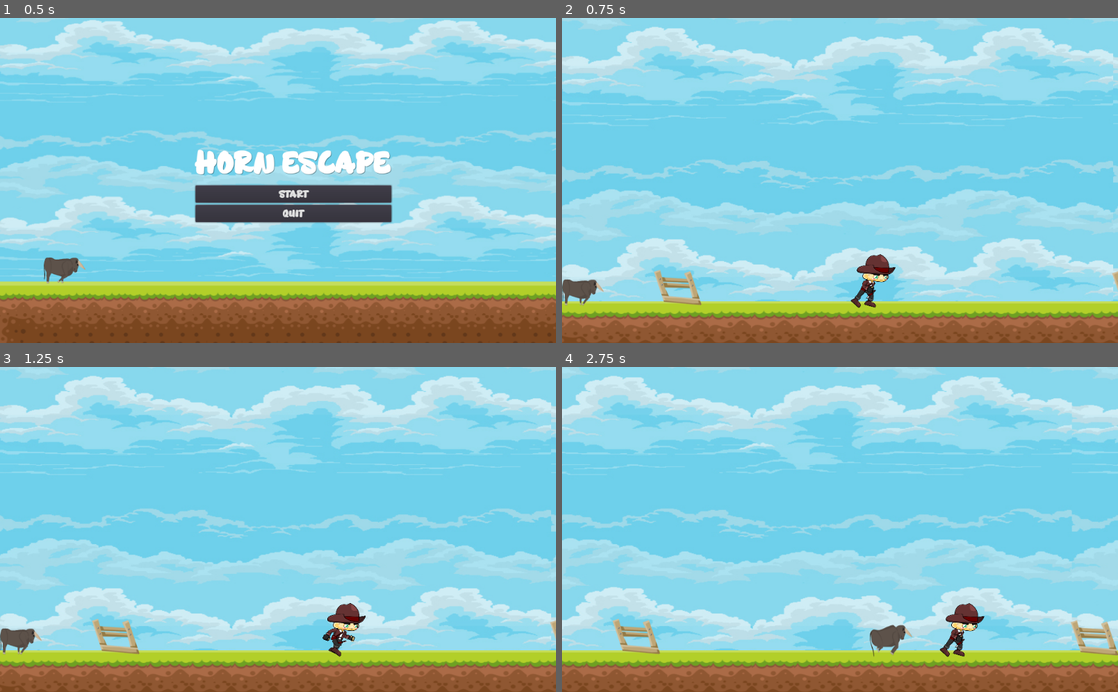
Above: before the commit, frames 1-4 (two rows, left to right).
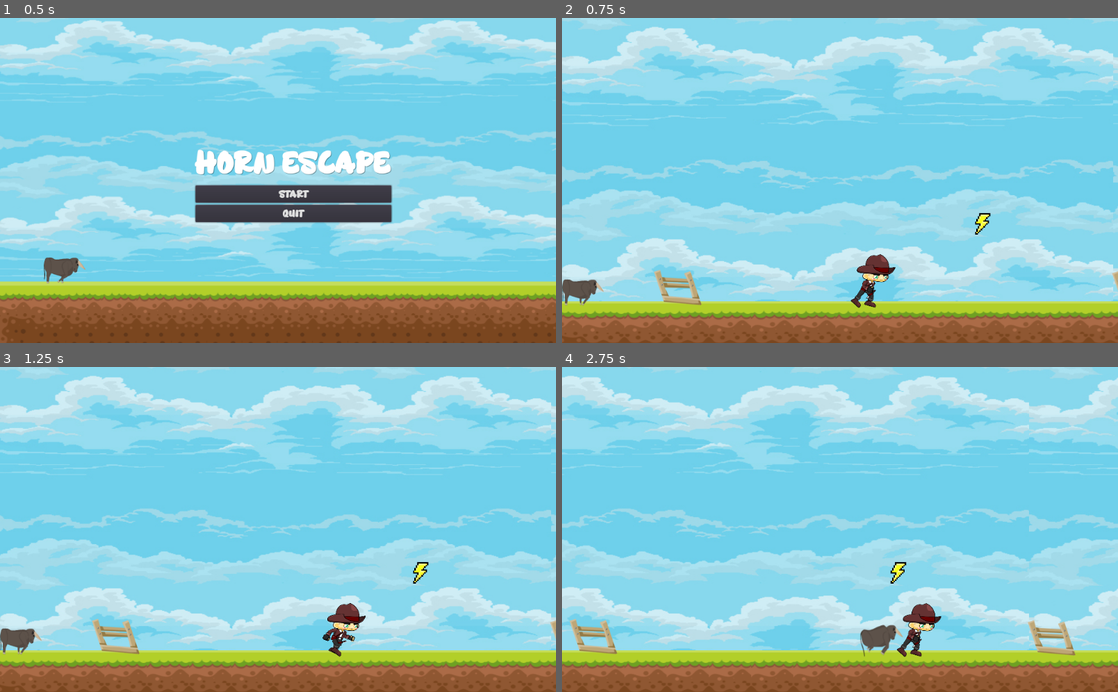
Above: after the commit, the same moments.

Repository: julianamarques/HornEscape
Game: Godot game, scene res://src/scenes/Menu.tscn
Same seed, same stepped clock (60 frames per second), same inputs: the game is played once before the commit and once after it.
Inputs:
- Up to frame 1 (0.5 s): no input
- Up to frame 2 (0.75 s): click "START" at 0.5 s
- Up to frame 3 (1.25 s): no input
- Up to frame 4 (2.75 s): hold Right (ui_right) from 1.28 s (still down); tap Up (ui_up) at 1.52, 2.27 s

Frame 1 is identical in both runs. In frame 2, 0.1% of the frame differs, in the area x 74-78%, y 60-67%; in frame 3, 0.1%; in frame 4, 33%, in the area x 0-100%, y 0-93%.

Commit message:
Trying generate ground and obstacles

Diff:
--- a/src/scenes/Ground.tscn
+++ b/src/scenes/Ground.tscn
@@ -1,9 +1,10 @@
-[gd_scene load_steps=8 format=2]
+[gd_scene load_steps=10 format=2]
 
 [ext_resource path="res://assets/imagens/ground/ground4.png" type="Texture" id=1]
 [ext_resource path="res://src/scenes/Enemy.tscn" type="PackedScene" id=2]
 [ext_resource path="res://assets/imagens/fence/fence3.png" type="Texture" id=3]
 [ext_resource path="res://src/scripts/Ground.gd" type="Script" id=4]
+[ext_resource path="res://assets/imagens/impulse/impulse.png" type="Texture" id=5]
 
 [sub_resource type="RectangleShape2D" id=1]
 extents = Vector2( 598.119, 54.847 )
@@ -13,6 +14,9 @@
 
 [sub_resource type="RectangleShape2D" id=3]
 extents = Vector2( 587.616, 10 )
+
+[sub_resource type="RectangleShape2D" id=4]
+extents = Vector2( 10.6584, 19.5217 )
 
 [node name="Ground" type="StaticBody2D"]
 position = Vector2( 61.3692, 585.797 )
@@ -27,7 +31,7 @@
 position = Vector2( 0, -2.05054 )
 shape = SubResource( 1 )
 
-[node name="Fence" type="StaticBody2D" parent="."]
+[node name="Fence" type="Area2D" parent="."]
 position = Vector2( -383.141, -88.3542 )
 rotation = -0.32232
 
@@ -37,7 +41,7 @@
 [node name="CollisionShape2D" type="CollisionShape2D" parent="Fence"]
 shape = SubResource( 2 )
 
-[node name="Fence2" type="StaticBody2D" parent="."]
+[node name="Fence2" type="Area2D" parent="."]
 position = Vector2( 460.766, -85.7696 )
 rotation = -0.32232
 
@@ -56,4 +60,15 @@
 [node name="CollisionShape2D" type="CollisionShape2D" parent="Area2D"]
 position = Vector2( -14.8051, -1.85059 )
 shape = SubResource( 3 )
+
+[node name="Area2D2" type="Area2D" parent="."]
+
+[node name="Sprite" type="Sprite" parent="Area2D2"]
+position = Vector2( 176.528, -208.285 )
+scale = Vector2( 0.257562, 0.263324 )
+texture = ExtResource( 5 )
+
+[node name="CollisionShape2D" type="CollisionShape2D" parent="Area2D2"]
+position = Vector2( 178.403, -205.568 )
+shape = SubResource( 4 )
 [connection signal="body_entered" from="Area2D" to="." method="_on_Area2D_body_entered"]
--- a/src/scenes/World.tscn
+++ b/src/scenes/World.tscn
@@ -28,3 +28,6 @@
 
 [node name="Player" parent="." instance=ExtResource( 3 )]
 position = Vector2( 37.5666, 498.877 )
+
+[node name="Score" type="CanvasLayer" parent="."]
+layer = 2
--- a/src/scripts/Ground.gd
+++ b/src/scripts/Ground.gd
@@ -1,23 +1,20 @@
 extends StaticBody2D
 
 
-var speed = 200
-
-#var player = preload("res://src/scenes/Player.tscn")
+var speed = 0
+var is_moving = false
+var score = 0
 
 func _ready() -> void:
 	pass
 
 func _process(delta: float) -> void:
-	#position.x = speed * delta
-	#if position.x > get_viewport_rect().size.x:
+	position.x += -speed * delta
+
+	#if position.x > get_viewport_rect().size.x + 200:
 	#	queue_free()
 
-	#player
-
-	pass
-
-
 func _on_Area2D_body_entered(body: Node) -> void:
-	if body.name == "Player":
+	if (body.name == "Player") and not is_moving:
+		is_moving = true
 		get_tree().call_group("obstacles", "generate_obstacles", position.x)
Binary file changed: assets/imagens/fence/fence2.png
Binary file added: assets/imagens/impulse/impulse.png
Not shown, added: assets/imagens/impulse/impulse.png.import
